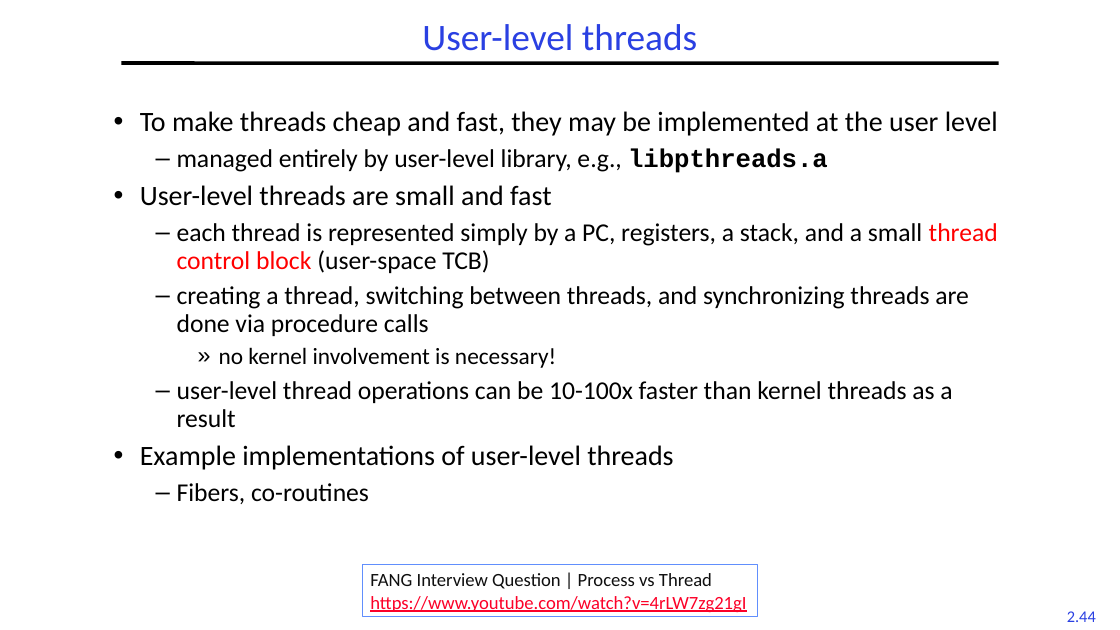
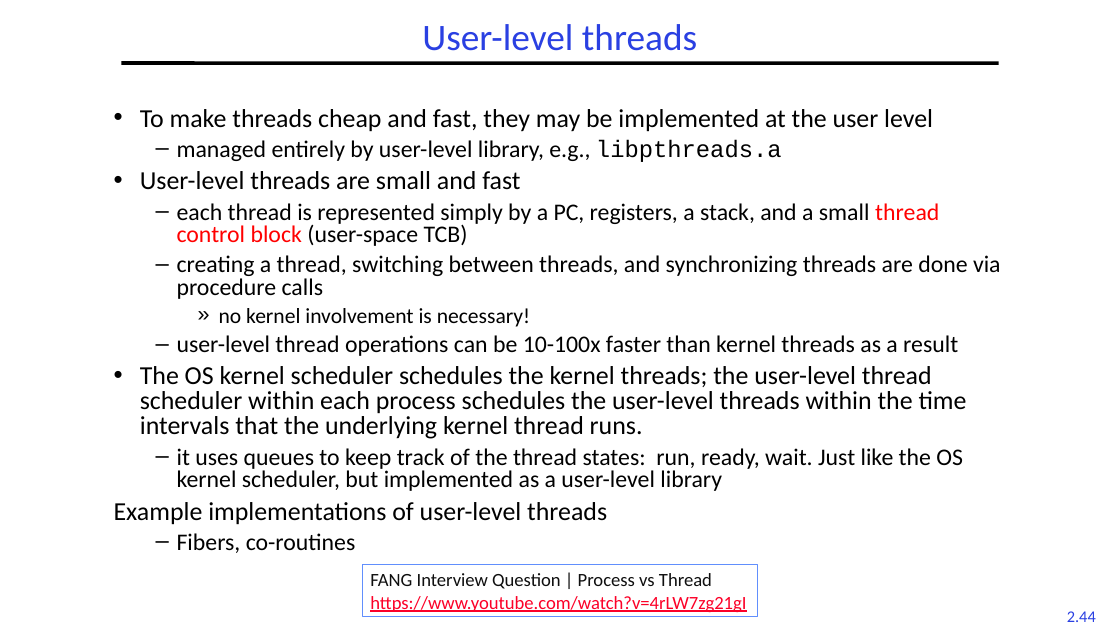
Before and after one commit to guhofstra/CSC256Fa25, a slide deck: slide 44 of PPTs/L2-Processes Threads.pptx. Drawn at 1120x630 pixels with LibreOffice and Linux fonts; fonts in the diff are those of the drawing. Boxes give left, top, right and bottom in pixels: in the first picture for what was removed or moved away, otherwise in the second. Text is boxed around its words. In the diff, an @@ line names an element or a change of style, - is before the commit and + after.

```diff
--- a/PPTs/L2-Processes Threads.pptx
+++ b/PPTs/L2-Processes Threads.pptx
@@ text at (114,109,1001,553): size 24 to 22.2 pt in "To make threads cheap and fast, they ...", "User-level threads are small and fast", "Example implementations of user-level threads"; size 22 to 20.4 pt in "managed entirely by user-level library, e.g., libpthreads.a", "each thread is represented simply by a ...", "creating a thread, switching between threads, and ...", "user-level thread operations can be 10-100x faster ..." and 1 more places; bold off in "libpthreads.a"; size 20 to 18.5 pt in "no kernel involvement is necessary!"; line spacing 0.9 to 0.8; bullet • to none @@
@@ text at (140,366,967,491): paragraphs added @@
+• The OS kernel scheduler schedules the kernel threads; the user-level thread scheduler within each process schedules the user-level threads within the time intervals that the underlying kernel thread runs.
+  – it uses queues to keep track of the thread states: run, ready, wait. Just like the OS kernel scheduler, but implemented as a user-level library
```
Also in this commit, not shown: 8 other slides changed, 1 slide removed, 2 other files.
